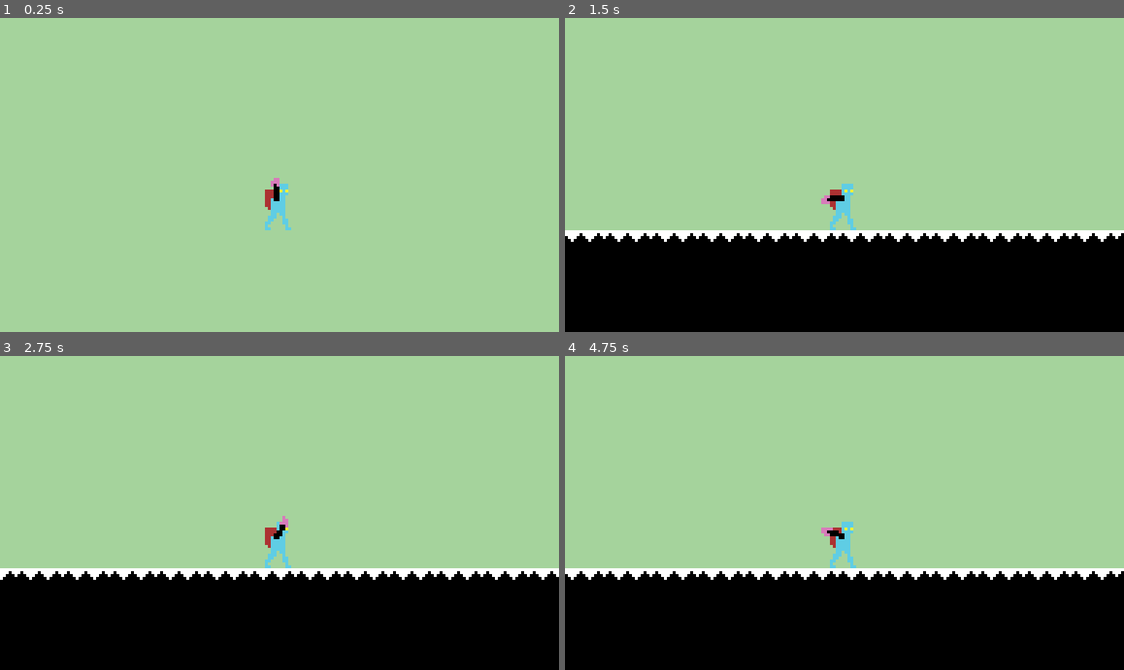
Above: before the commit, frames 1-4 (two rows, left to right).
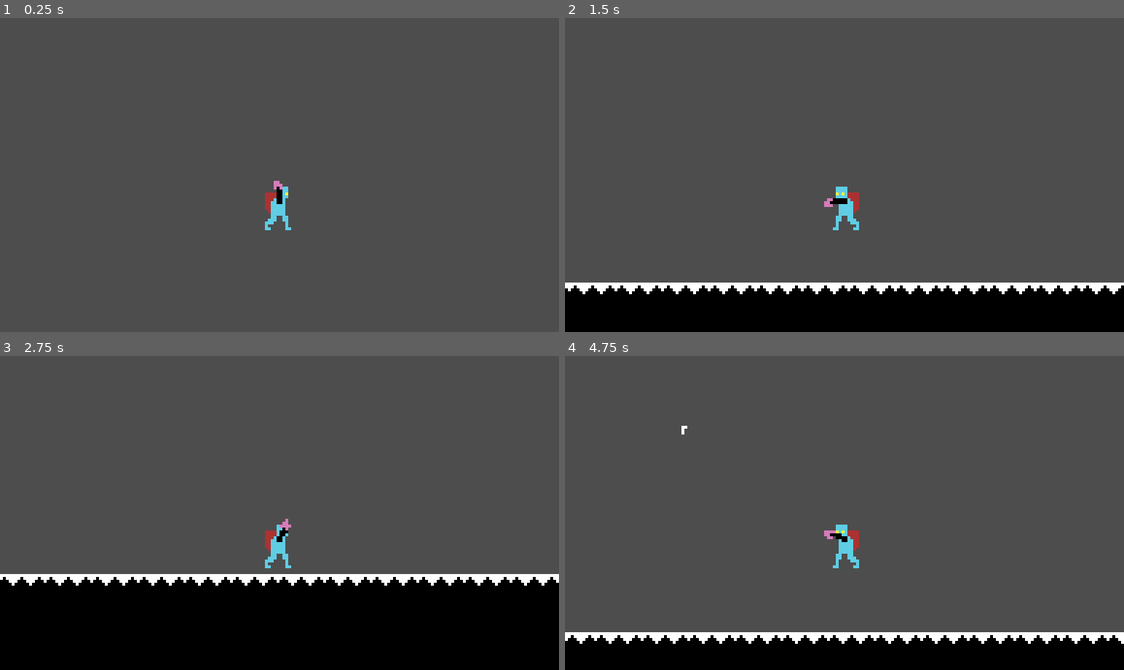
Above: after the commit, the same moments.

Repository: Bbubbee/Qman
Game: Godot game, scene res://scenes/main/main.tscn
The game is run twice, just before and just after one commit, with the same random seed, the same clock (stepped at 60 frames per second) and the same inputs.
Inputs (mouse positions are in pixels of both pictures, inside the frame that each line leads up to):
- Up to frame 1 (0.25 s): no input
- Up to frame 2 (1.5 s): move the mouse to (967, 159) at 0.52 s; press the mouse at (967, 159) at 0.53 s; hold D (right) from 0.53 s (still down); tap Space (jump) at 0.77, 0.8, 1.07, 1.35 s; move the mouse to (732, 190) at 1.27 s; release the mouse at (732, 190) at 1.28 s
- Up to frame 3 (2.75 s): tap Space (jump) at 1.52, 1.82, 2.3 s; click (167, 528) at 1.55 s; move the mouse to (335, 443) at 2.02 s; release D (right) at 2.03 s; press the mouse at (335, 443) at 2.03 s; hold A (left) from 2.03 s (still down)
- Up to frame 4 (4.75 s): move the mouse to (816, 575) at 2.77 s; release A (left) at 2.78 s; release the mouse at (816, 575) at 2.78 s; hold D (right) 2.78-4.28 s; click (816, 575) at 2.85 s; tap Space (jump) at 3.02, 3.32, 4.52 s; move the mouse to (1012, 560) at 3.52 s; hold Space (jump) 3.53-4.28 s; move the mouse to (676, 465) at 4.27 s; hold A (left) from 4.28 s (still down); click (676, 465) at 4.35 s

The runs differ from the first frame. In frame 1, 100% of the frame differs, in the area x 0-100%, y 0-100%; in frame 2, 86%; in frame 3, 71%; in frame 4, 90%.

Commit message:
added to player and vv basic enemy

Diff:
--- /dev/null
+++ b/components/hitbox_component.gd
@@ -0,0 +1,2 @@
+extends Area2D
+class_name HitboxComponent
--- /dev/null
+++ b/components/hitbox_component.tscn
@@ -0,0 +1,11 @@
+[gd_scene load_steps=3 format=3 uid="uid://dy1nyvrmak4dq"]
+
+[ext_resource type="Script" path="res://components/hitbox_component.gd" id="1_61ium"]
+
+[sub_resource type="CircleShape2D" id="CircleShape2D_ch731"]
+
+[node name="HitboxComponent" type="Area2D"]
+script = ExtResource("1_61ium")
+
+[node name="Collider" type="CollisionShape2D" parent="."]
+shape = SubResource("CircleShape2D_ch731")
--- /dev/null
+++ b/components/velocity_component.gd
@@ -0,0 +1 @@
+extends Node2D
--- /dev/null
+++ b/components/velocity_component.tscn
@@ -0,0 +1,6 @@
+[gd_scene load_steps=2 format=3 uid="uid://c550o55i8oe6g"]
+
+[ext_resource type="Script" path="res://components/velocity_component.gd" id="1_ttmwi"]
+
+[node name="VelocityComponent" type="Node2D"]
+script = ExtResource("1_ttmwi")
--- a/project.godot
+++ b/project.godot
@@ -23,6 +23,14 @@
 window/size/window_height_override=1080
 window/stretch/mode="viewport"
 
+[file_customization]
+
+folder_colors={
+"res://assets/": "green",
+"res://components/": "blue",
+"res://scenes/": "red"
+}
+
 [input]
 
 left={
@@ -40,6 +48,11 @@
 "events": [Object(InputEventKey,"resource_local_to_scene":false,"resource_name":"","device":-1,"window_id":0,"alt_pressed":false,"shift_pressed":false,"ctrl_pressed":false,"meta_pressed":false,"pressed":false,"keycode":0,"physical_keycode":32,"key_label":0,"unicode":32,"echo":false,"script":null)
 ]
 }
+spit={
+"deadzone": 0.5,
+"events": [Object(InputEventMouseButton,"resource_local_to_scene":false,"resource_name":"","device":-1,"window_id":0,"alt_pressed":false,"shift_pressed":false,"ctrl_pressed":false,"meta_pressed":false,"button_mask":1,"position":Vector2(456, 29),"global_position":Vector2(464, 109),"factor":1.0,"button_index":1,"canceled":false,"pressed":true,"double_click":true,"script":null)
+]
+}
 
 [layer_names]
 
--- /dev/null
+++ b/scenes/enemies/dust_slime.gd
@@ -0,0 +1,23 @@
+extends CharacterBody2D
+
+
+const SPEED = 20
+const JUMP_VELOCITY = -400.0
+
+@onready var sprite_2d: Sprite2D = $Sprite2D
+
+# Get the gravity from the project settings to be synced with RigidBody nodes.
+var gravity: int = ProjectSettings.get_setting("physics/2d/default_gravity")
+
+
+func _physics_process(delta: float) -> void:
+	# Add the gravity.
+	if not is_on_floor():
+		velocity.y += gravity * delta
+
+	velocity.x = -1 * SPEED
+
+	sprite_2d.flip_h = velocity.x > 0
+
+
+	move_and_slide()
--- /dev/null
+++ b/scenes/enemies/dust_slime.tscn
@@ -0,0 +1,17 @@
+[gd_scene load_steps=4 format=3 uid="uid://d2cp54aqb1i3t"]
+
+[ext_resource type="Texture2D" uid="uid://dw4sp6so76tde" path="res://assets/enemies/dust_slime/idle.png" id="1_5a0e7"]
+[ext_resource type="Script" path="res://scenes/enemies/dust_slime.gd" id="1_ph6e0"]
+
+[sub_resource type="CircleShape2D" id="CircleShape2D_cby8d"]
+radius = 7.0
+
+[node name="DustSlime" type="CharacterBody2D"]
+script = ExtResource("1_ph6e0")
+
+[node name="CollisionShape2D" type="CollisionShape2D" parent="."]
+position = Vector2(0, 1)
+shape = SubResource("CircleShape2D_cby8d")
+
+[node name="Sprite2D" type="Sprite2D" parent="."]
+texture = ExtResource("1_5a0e7")
--- a/scenes/main/main.tscn
+++ b/scenes/main/main.tscn
@@ -1,13 +1,15 @@
-[gd_scene load_steps=4 format=3 uid="uid://bv83i6rv3yt8n"]
+[gd_scene load_steps=5 format=3 uid="uid://bv83i6rv3yt8n"]
 
 [ext_resource type="Script" path="res://scenes/main/main.gd" id="1_8xiv0"]
 [ext_resource type="PackedScene" uid="uid://d0ruhrtm1drso" path="res://scenes/tiles/level_tile_map.tscn" id="2_45t53"]
 [ext_resource type="PackedScene" uid="uid://dpwtpkyvf7juq" path="res://scenes/player/player.tscn" id="3_o4a5t"]
+[ext_resource type="PackedScene" uid="uid://d2cp54aqb1i3t" path="res://scenes/enemies/dust_slime.tscn" id="4_rfy55"]
 
 [node name="Main" type="Node2D"]
 script = ExtResource("1_8xiv0")
 
 [node name="Background" type="ColorRect" parent="."]
+visible = false
 offset_left = -1217.0
 offset_top = -564.0
 offset_right = -1147.0
@@ -21,3 +23,6 @@
 metadata/_edit_lock_ = true
 
 [node name="CharacterBody2D" parent="." instance=ExtResource("3_o4a5t")]
+
+[node name="DustSlime" parent="." instance=ExtResource("4_rfy55")]
+position = Vector2(95, 70)
--- /dev/null
+++ b/scenes/player/actions/gust.gd
@@ -0,0 +1,10 @@
+extends Node2D
+class_name Gust
+
+@export var speed = 125.0
+var direction: Vector2
+
+
+func _physics_process(delta: float) -> void:
+	global_position += (speed * direction) * delta
+	rotation = direction.angle()
--- a/scenes/player/actions/gust.tscn
+++ b/scenes/player/actions/gust.tscn
@@ -1,3 +1,12 @@
-[gd_scene format=3 uid="uid://bn0vy17ie83yo"]
+[gd_scene load_steps=2 format=3 uid="uid://bn0vy17ie83yo"]
+
+[ext_resource type="Script" path="res://scenes/player/actions/gust.gd" id="1_5wq1s"]
 
 [node name="Gust" type="Node2D"]
+scale = Vector2(2, 2)
+script = ExtResource("1_5wq1s")
+speed = 350.0
+
+[node name="Polygon2D" type="Polygon2D" parent="."]
+polygon = PackedVector2Array(0, -1, 1, 0, 0, 1)
+metadata/_edit_lock_ = true
--- /dev/null
+++ b/scenes/player/aim.gd
@@ -0,0 +1,25 @@
+extends State
+
+const GUST = preload('res://scenes/player/actions/gust.tscn')
+
+func physics_process(_delta: float):
+	var mouse_pos = actor.get_global_mouse_position()
+	var pos = actor.global_position
+
+	# Make the arm aim at the mouse.
+	actor.arm_pivot.look_at(mouse_pos)
+
+	# Face the sprite towards the mouse.
+	actor.sprite.flip_h = mouse_pos.x < pos.x
+
+
+func on_input(event: InputEvent) -> void:
+	if event.is_action_pressed('spit'):
+		var gust = GUST.instantiate()
+
+		var direction = actor.get_global_mouse_position() - actor.global_position
+		gust.global_position = actor.bullet_marker.global_position
+		gust.direction = direction.normalized()
+
+		var root = get_tree().get_root()
+		root.add_child(gust)
--- a/scenes/player/idle.gd
+++ b/scenes/player/idle.gd
@@ -8,3 +8,13 @@
 func on_input(event: InputEvent):
 	var moving = Input.get_axis('left', 'right')
 	if moving: transition.emit(self, "move")
+
+	# Handle jump.
+	if event.is_action_pressed("jump") and actor.is_on_floor():
+		transition.emit(self, "jump")
+
+
+func physics_process(delta: float) -> void:
+	if not actor.is_on_floor():
+		actor.velocity.y += actor.gravity * delta
+	actor.move_and_slide()
--- /dev/null
+++ b/scenes/player/jump.gd
@@ -0,0 +1,9 @@
+extends State
+
+@export var jump_height: float = 200
+
+
+func physics_process(delta: float) -> void:
+	actor.velocity.y = -jump_height
+
+	transition.emit(self, "move")
--- a/scenes/player/move.gd
+++ b/scenes/player/move.gd
@@ -1,18 +1,26 @@
 extends State
 
 
-func enter():
-	print("Entering move state")
-
-
 func physics_process(delta: float):
+	# Handle player movement.
 	var direction := Input.get_axis("left", "right")
-
 	# Move in the given direction when move is pressed.
 	if direction: actor.velocity.x = direction * actor.SPEED
 	# Not moving. Graudally lower velocity to 0.
 	else: actor.velocity.x = move_toward(actor.velocity.x, 0, actor.SPEED)
+	actor.move_and_slide()
+
 
 	# The player has stopped moving, go back to idle.
 	if actor.velocity.x == 0:
 		transition.emit(self, "idle")
+
+	# Apply gravity.
+	if not actor.is_on_floor():
+		actor.velocity.y += actor.gravity * delta
+
+
+
+func on_input(event: InputEvent):
+	if event.is_action_pressed("jump") and actor.is_on_floor():
+		transition.emit(self, "jump")
--- a/scenes/player/player.gd
+++ b/scenes/player/player.gd
@@ -1,4 +1,5 @@
 extends CharacterBody2D
+class_name Player
 
 
 const SPEED = 200.0
@@ -6,18 +7,13 @@
 
 @onready var arm_pivot: Marker2D = $ArmPivot
 @onready var state_machine: Node = $StateMachine
+@onready var attack_state_machine: Node = $AttackStateMachine
+@onready var sprite: Sprite2D = $Sprite
+@onready var bullet_marker: Marker2D = $ArmPivot/BulletMarker
 
 # Get the gravity from the project settings to be synced with RigidBody nodes.
 var gravity: int = ProjectSettings.get_setting("physics/2d/default_gravity")
 
 func _ready() -> void:
 	state_machine.init(self)
-
-func _physics_process(delta: float) -> void:
-	# Add the gravity.
-	if not is_on_floor():
-		velocity.y += gravity * delta
-	move_and_slide()
-
-	# Make the arm and gun aim at the mouse.
-	arm_pivot.look_at(get_global_mouse_position())
+	attack_state_machine.init(self)
--- a/scenes/player/player.tscn
+++ b/scenes/player/player.tscn
@@ -1,11 +1,13 @@
-[gd_scene load_steps=10 format=3 uid="uid://dpwtpkyvf7juq"]
+[gd_scene load_steps=13 format=3 uid="uid://dpwtpkyvf7juq"]
 
 [ext_resource type="Script" path="res://scenes/player/player.gd" id="1_c4p7c"]
-[ext_resource type="Texture2D" uid="uid://cujqgow6w4nmk" path="res://assets/player/player_export.png" id="2_o0k82"]
+[ext_resource type="Texture2D" uid="uid://bh14o5l46fehi" path="res://assets/player/player_idle-Sheet.png" id="2_rsih1"]
 [ext_resource type="Texture2D" uid="uid://cpa4hj6a8x5mq" path="res://assets/player/player_hand_export.png" id="3_bosfo"]
 [ext_resource type="Script" path="res://scenes/player/state_machine.gd" id="4_rnkx0"]
 [ext_resource type="Script" path="res://scenes/player/idle.gd" id="5_yjn2x"]
 [ext_resource type="Script" path="res://scenes/player/move.gd" id="6_cqvk3"]
+[ext_resource type="Script" path="res://scenes/player/aim.gd" id="7_kie8v"]
+[ext_resource type="Script" path="res://scenes/player/jump.gd" id="7_tk513"]
 
 [sub_resource type="CapsuleShape2D" id="CapsuleShape2D_036ok"]
 radius = 4.0
@@ -13,13 +15,43 @@
 
 [sub_resource type="Animation" id="Animation_8swt7"]
 length = 0.001
+tracks/0/type = "value"
+tracks/0/imported = false
+tracks/0/enabled = true
+tracks/0/path = NodePath("Sprite:frame")
+tracks/0/interp = 1
+tracks/0/loop_wrap = true
+tracks/0/keys = {
+"times": PackedFloat32Array(0),
+"transitions": PackedFloat32Array(1),
+"update": 1,
+"values": [1]
+}
+
+[sub_resource type="Animation" id="Animation_qrxqo"]
+resource_name = "idle"
+length = 0.4
+loop_mode = 1
+tracks/0/type = "value"
+tracks/0/imported = false
+tracks/0/enabled = true
+tracks/0/path = NodePath("Sprite:frame")
+tracks/0/interp = 1
+tracks/0/loop_wrap = true
+tracks/0/keys = {
+"times": PackedFloat32Array(0, 0.2),
+"transitions": PackedFloat32Array(1, 1),
+"update": 1,
+"values": [0, 1]
+}
 
 [sub_resource type="AnimationLibrary" id="AnimationLibrary_ay21g"]
 _data = {
-"RESET": SubResource("Animation_8swt7")
+"RESET": SubResource("Animation_8swt7"),
+"idle": SubResource("Animation_qrxqo")
 }
 
-[node name="CharacterBody2D" type="CharacterBody2D"]
+[node name="Player" type="CharacterBody2D"]
 collision_layer = 2
 script = ExtResource("1_c4p7c")
 
@@ -38,11 +70,13 @@
 autoplay = "idle"
 
 [node name="Sprite" type="Sprite2D" parent="."]
-texture = ExtResource("2_o0k82")
+texture = ExtResource("2_rsih1")
+hframes = 2
+frame = 1
 metadata/_edit_lock_ = true
 
 [node name="ArmPivot" type="Marker2D" parent="."]
-position = Vector2(-1, -3)
+position = Vector2(0, -2)
 metadata/_edit_group_ = true
 
 [node name="ArmSprite" type="Sprite2D" parent="ArmPivot"]
@@ -50,6 +84,9 @@
 rotation = -1.5708
 texture = ExtResource("3_bosfo")
 metadata/_edit_lock_ = true
+
+[node name="BulletMarker" type="Marker2D" parent="ArmPivot"]
+position = Vector2(7, -1)
 
 [node name="StateMachine" type="Node" parent="." node_paths=PackedStringArray("initial_state")]
 script = ExtResource("4_rnkx0")
@@ -60,3 +97,13 @@
 
 [node name="Move" type="Node" parent="StateMachine"]
 script = ExtResource("6_cqvk3")
+
+[node name="Jump" type="Node" parent="StateMachine"]
+script = ExtResource("7_tk513")
+
+[node name="AttackStateMachine" type="Node" parent="." node_paths=PackedStringArray("initial_state")]
+script = ExtResource("4_rnkx0")
+initial_state = NodePath("Aim")
+
+[node name="Aim" type="Node" parent="AttackStateMachine"]
+script = ExtResource("7_kie8v")
--- a/scenes/player/state_machine.gd
+++ b/scenes/player/state_machine.gd
@@ -43,7 +43,6 @@
 ## State transition.
 ## Note: You can't change states from the enter function!
 func on_child_transition(state: State, new_state_name: String) -> void:
-	#print(str(state)+" -> "+new_state_name)
 	if state != current_state: return
 
 	var new_state = states.get(new_state_name.to_lower())
Binary file added: assets/enemies/dust_slime/idle.aseprite
Binary file added: assets/enemies/dust_slime/idle.png
Not shown, added: assets/enemies/dust_slime/idle.png.import
Binary file removed: assets/player/player_export.png
Binary file added: assets/player/player_idle-Sheet.png
Not shown, changed: assets/player/player_idle-Sheet.png.import
Not shown, added: assets/player/.DS_Store
